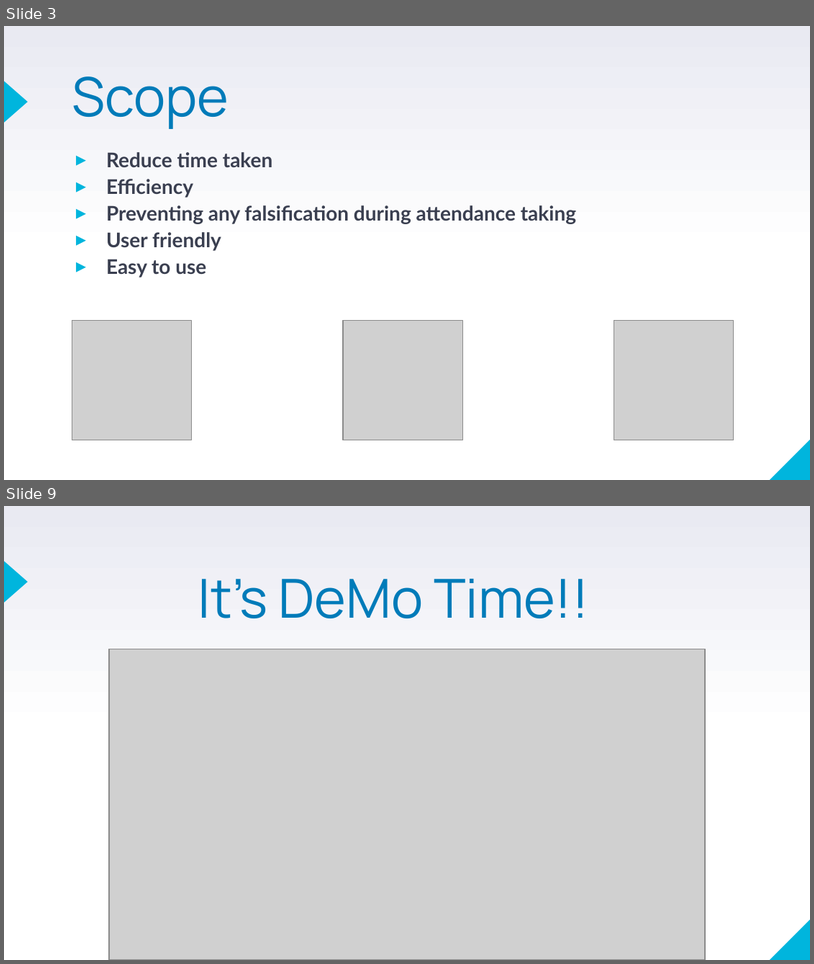
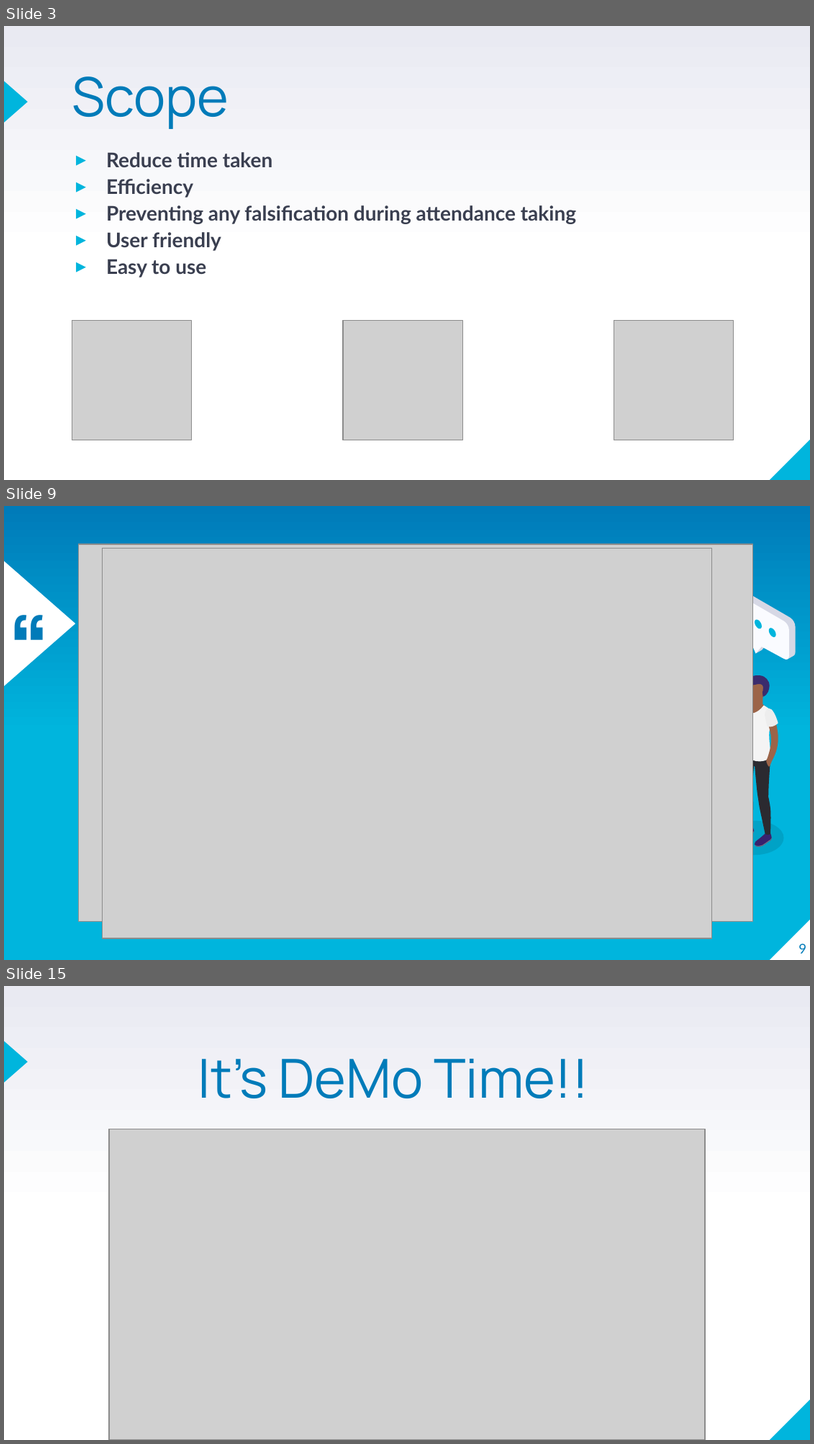
Before and after one commit to NotConfident/FaceRecognitionProject, a slide deck: P1 Project Presentation .pptx. Shown one above the other, each under a label of ours: slides 3 and 9 before the commit, slides 3, 9 and 15 after it; the slides between them are not shown. The pictures are 814x964 and 814x1444 pixels, drawn with LibreOffice and Linux fonts; fonts in the diff are those of the drawing; grey boxes stand for pictures. Boxes give left, top, right and bottom in pixels: in the first picture for what was removed or moved away, otherwise in the second. Text is boxed around its words. In the diff, an @@ line names an element or a change of style, - is before the commit and + after.

```diff
--- a/P1 Project Presentation .pptx
+++ b/P1 Project Presentation .pptx
@@ slide 9 added at box(4, 506, 810, 960), background gradient #00B5DD to #007BB9 @@
@@ picture added at box(78, 544, 753, 921) @@
@@ picture added at box(103, 548, 712, 937) @@
@@ text added at box(136, 546, 214, 571), 18 pt, text #FFFFFF @@
+Purpose:
@@ triangle added at box(4, 561, 76, 686), fill #FFFFFF @@
@@ text added at box(5, 588, 52, 646), 86 pt, text #007BB9, bold @@
+“
@@ group added at box(725, 588, 796, 855): 16 freeform shapes @@
@@ table added at box(109, 725, 460, 960), 3 rows, 2 columns @@
+Yellow / System | 
+Student Card ID / Student’s Image | 
+ | 
@@ right triangle added at box(770, 918, 810, 959), fill #FFFFFF @@
@@ page number added at box(799, 943, 807, 953), 12 pt, text #007BB9 @@
+9
@@ what was slide 9 is now slide 15 @@
```
Also in this commit, not shown: 6 slides changed, 5 other slides added.
